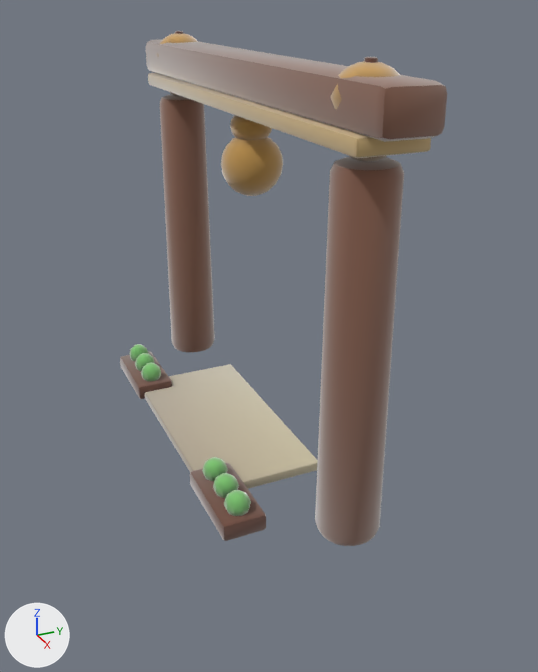
The glTF model assets/models/gates/ee42d224.glb, before and after one commit.
Rendered twice from a camera (50 mm lens) standing at (6.67, -2.82, 4.31) and looking at (0.53, -0.06, 1.25). Arrows for +X, +Y and +Z are at lower left; the lights stay in place. The first picture is the older version. Vertices at exactly the same position are counted once.

The older version as bpy lines, for what is in view:
```python
me_gate_ee42d224 = bpy.data.meshes.new('gate_ee42d224')
me_gate_ee42d224.from_pydata(...)  # 2162 vertices, 4236 faces; spans x -2.66..2.67, y -1.07..0.3, z 0.0..3.95
# faces by material slot: [528, 1728, 840, 108, 108, 216, 600, 108]
me_gate_ee42d224.materials.append(mat_clay__8d5f49_0_92)
me_gate_ee42d224.materials.append(mat_clay__c99a4a_0_95)
me_gate_ee42d224.materials.append(mat_clay__6e4230_0_92)
me_gate_ee42d224.materials.append(mat_clay__8d5f49_0_93)
me_gate_ee42d224.materials.append(mat_clay__d8b87c_0_93)
me_gate_ee42d224.materials.append(mat_clay__6e4230_0_93)
me_gate_ee42d224.materials.append(mat_clay__7cc96f_0_95)
me_gate_ee42d224.materials.append(mat_clay__d8cca8_0_93)
ob_gate_ee42d224 = bpy.data.objects.new('gate_ee42d224', me_gate_ee42d224)
ob_gate_ee42d224.location = (0.0, 0.0, 0.0)
```
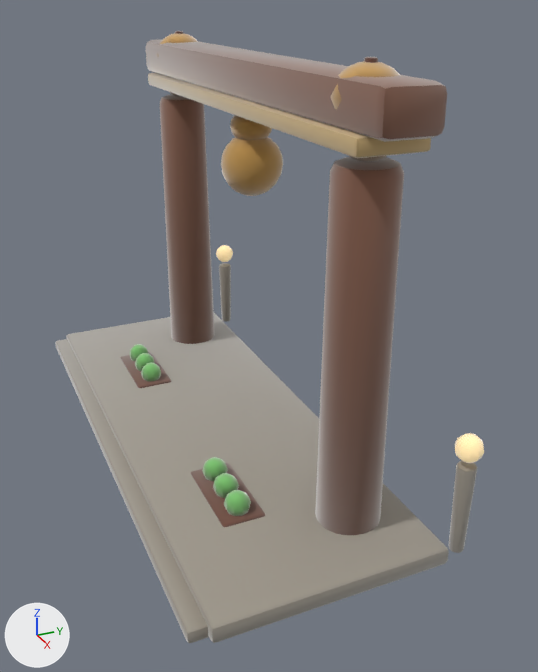
Patch to the scene script:
```diff
--- a/assets/models/gates/ee42d224.glb.py
+++ b/assets/models/gates/ee42d224.glb.py
@@ mat_clay__b9b2a2_0_93 @@
+mat_clay__b9b2a2_0_93 = bpy.data.materials.new('clay_#B9B2A2_0.93_-')
+# nodes: BsdfPrincipled, Mix, OutputMaterial, VertexColor
+# colours: grey #b9b2a2, mixed with the vertex colours
@@ mat_clay__9e978a_0_93 @@
+mat_clay__9e978a_0_93 = bpy.data.materials.new('clay_#9E978A_0.93_-')
+# nodes: BsdfPrincipled, Mix, OutputMaterial, VertexColor
+# colours: grey #9e978a, mixed with the vertex colours
@@ mat_clay__ffe2a8_0_95__ffe2a8 @@
+mat_clay__ffe2a8_0_95__ffe2a8 = bpy.data.materials.new('clay_#FFE2A8_0.95_#FFE2A8')
+# nodes: BsdfPrincipled, Mix, OutputMaterial, VertexColor
+# colours: beige #bca67a, beige #ffe2a8, mixed with the vertex colours
@@ me_gate_ee42d224 @@
 # used by ob_gate_ee42d224; location = (0.0, 0.0, 0.0)
-me_gate_ee42d224.from_pydata(...)  # 2162 vertices, 4236 faces; spans x -2.66..2.67, y -1.07..0.3, z 0.0..3.95
+me_gate_ee42d224.from_pydata(...)  # 2662 vertices, 5208 faces; spans x -2.84..2.84, y -1.71..0.83, z 0.0..3.95
+# me_gate_ee42d224 part 1: the loose piece of 56 vertices spanning x -2.44..2.44, y -0.3..0.3, z 3.34..3.49 is copied, and the copy is multiplied about its middle by the matrix ((1.135, 0.0, -0.002), (0.0, 0.549, -0.001), (0.0, 0.0, 0.855)), then moved by (0.0, -1.54, -3.35), in mat_clay__9e978a_0_93; it spans x -2.77..2.76, y -1.71..-1.37, z 0.0..0.12
+# me_gate_ee42d224 part 2: a new loose piece, a UV sphere (10 segments, 6 rings, poles along z) spanning x -2.83..-2.59, y 0.61..0.83, z 0.9..1.14, in mat_clay__ffe2a8_0_95__ffe2a8
+# me_gate_ee42d224 part 3: a new loose piece, a UV sphere (10 segments, 6 rings, poles along z) spanning x 2.59..2.83, y 0.61..0.83, z 0.9..1.14, in mat_clay__ffe2a8_0_95__ffe2a8
+# me_gate_ee42d224 part 4: a new loose piece of 114 vertices spanning x -2.79..-2.63, y 0.64..0.8, z 0.0..0.86, in mat_clay__9e978a_0_93
+# me_gate_ee42d224 part 5: a new loose piece of 114 vertices spanning x 2.63..2.79, y 0.64..0.8, z 0.0..0.86, in mat_clay__9e978a_0_93
+# me_gate_ee42d224 part 6: a new loose piece of 56 vertices spanning x -2.84..2.84, y -1.55..0.55, z 0.0..0.16, in mat_clay__9e978a_0_93
+# me_gate_ee42d224 part 7: 3964 kept faces spanning x -2.66..2.67, y -1.07..0.3, z 0.0..3.94 get new vertex colours; the middle colour goes from light grey #cac7d0 to grey #beb4ab
+# other edits to the shape of me_gate_ee42d224 do not show in these pictures
 me_gate_ee42d224.materials.append(mat_clay__8d5f49_0_92)
@@ me_gate_ee42d224 @@
 me_gate_ee42d224.materials.append(mat_clay__d8cca8_0_93)
+me_gate_ee42d224.materials.append(mat_clay__9e978a_0_93)
+me_gate_ee42d224.materials.append(mat_clay__b9b2a2_0_93)
+me_gate_ee42d224.materials.append(mat_clay__ffe2a8_0_95__ffe2a8)
```

Changed parts and their boxes [x1, y1, x2, y2] in the pictures (538 x 672 px):
'gate_ee42d224', reshaped (31% wider, 19% taller)
    before: [120, 31, 447, 546]
    after: [55, 31, 484, 643]
part 1 of me_gate_ee42d224, added
    after: [55, 339, 209, 643]
part 2 of me_gate_ee42d224, added
    after: [216, 245, 233, 262]
part 3 of me_gate_ee42d224, added (beige)
    after: [455, 433, 484, 463]
part 4 of me_gate_ee42d224, added
    after: [219, 263, 231, 322]
part 5 of me_gate_ee42d224, added
    after: [449, 461, 477, 553]
part 6 of me_gate_ee42d224, added
    after: [66, 313, 449, 643]
part 7 of me_gate_ee42d224, edited (looks the same)
    both: [120, 32, 447, 535]
